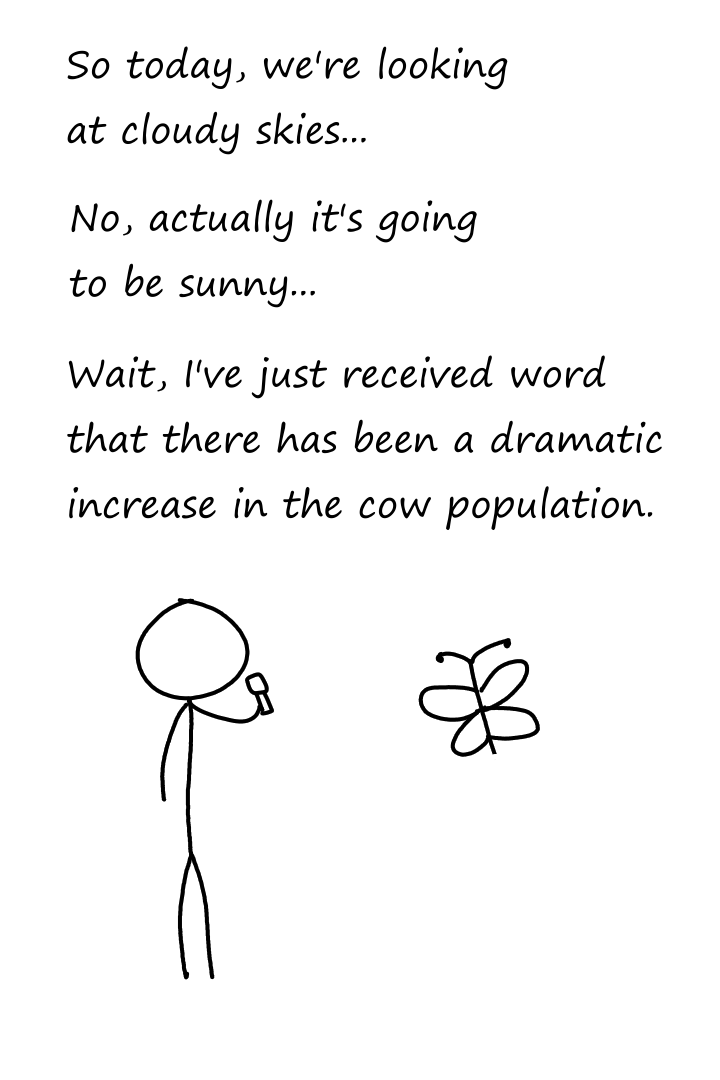
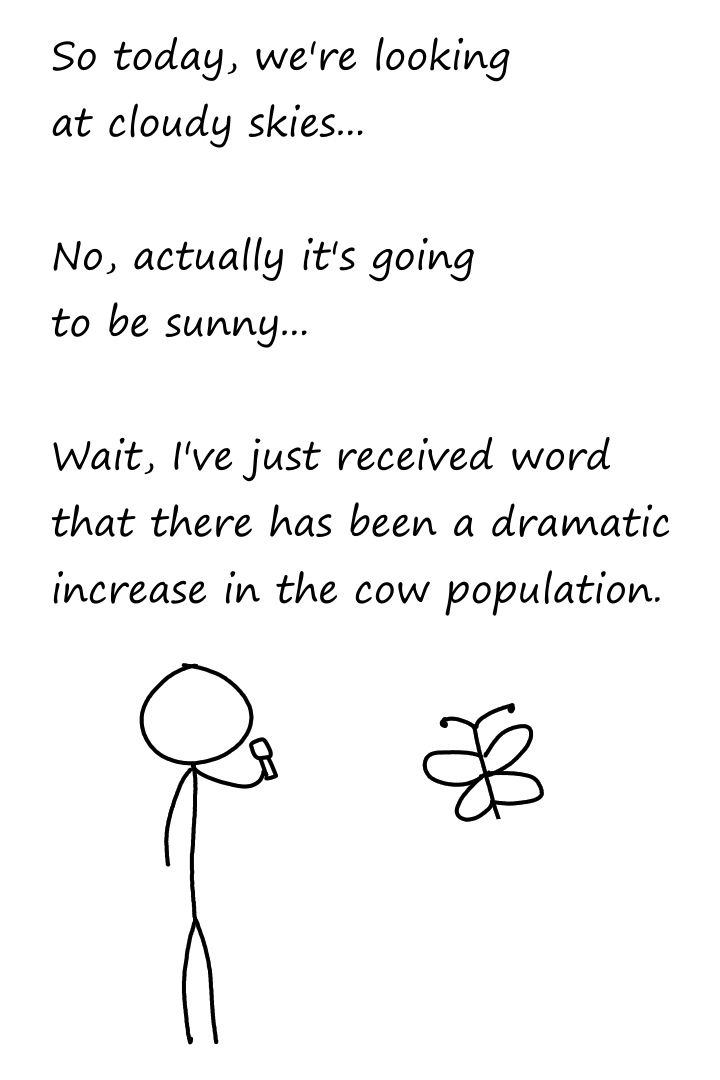
Two versions of the same layered image (720 × 1080). Layer-by-layer changes:
painted on "Butterfly" over [384, 576, 580, 825]
painted on "Person 1" over [128, 576, 324, 1045]
